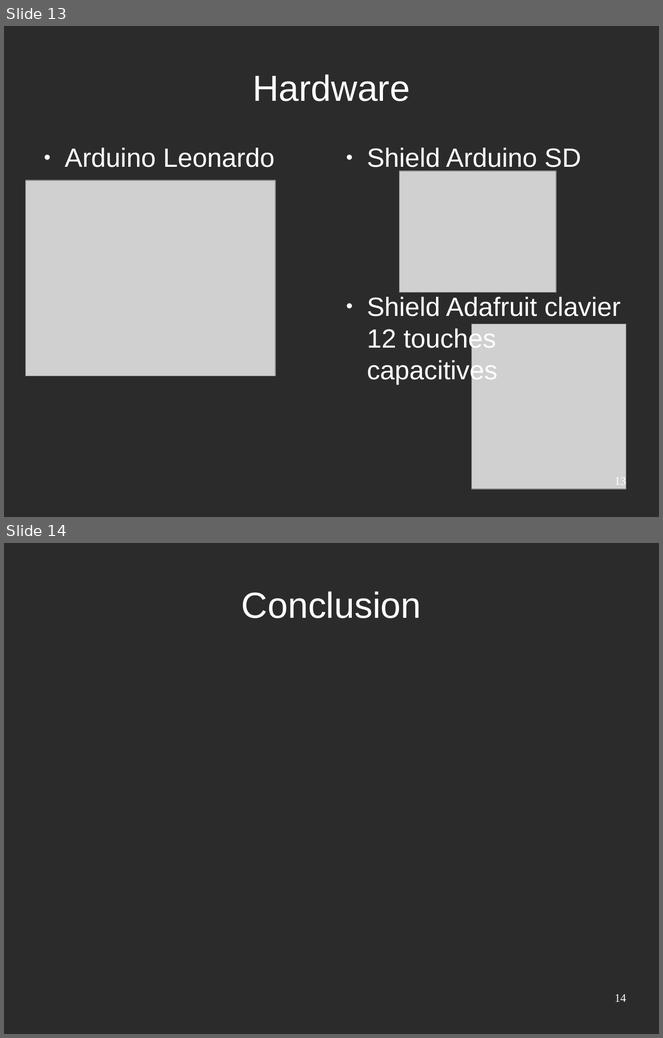
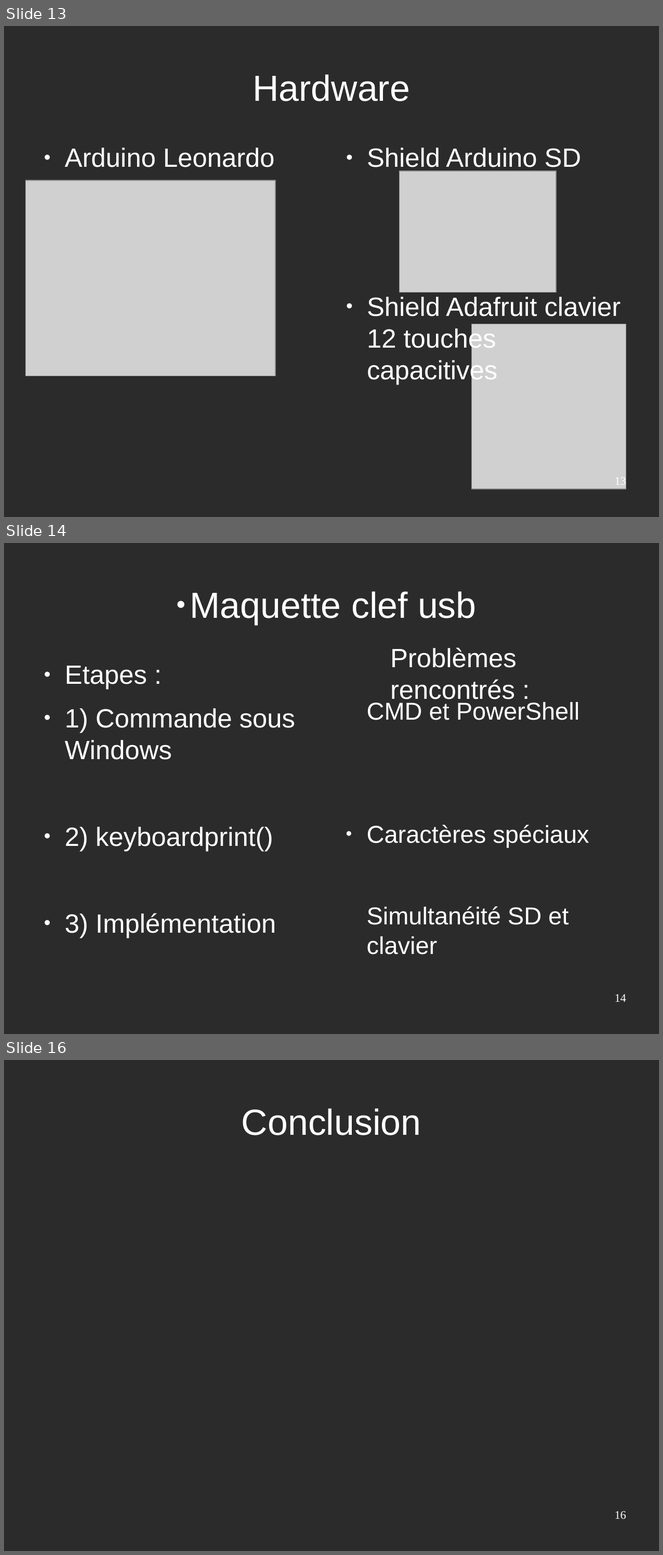
Before and after one commit to rguillomon/IMA3-4_Project, a slide deck: P12(périphUSB).odp. Shown one above the other, each under a label of ours: slides 13 and 14 before the commit, slides 13, 14 and 16 after it; the slides between them are not shown. The pictures are 663x1038 and 663x1555 pixels, drawn with LibreOffice and Linux fonts; fonts in the diff are those of the drawing; grey boxes stand for pictures; background and template pictures are left out; a plain dark background stands for a picture behind light text. Boxes give left, top, right and bottom in pixels: in the first picture for what was removed or moved away, otherwise in the second. Text is boxed around its words. In the diff, an @@ line names an element or a change of style, - is before the commit and + after.

```diff
--- a/P12(périphUSB).odp
+++ b/P12(périphUSB).odp
@@ slide 14 added at (4,543,659,1034), background picture (left out) @@
@@ title added at (190,591,477,625), 44 pt, text #FFFFFF @@
+● Maquette clef usb
@@ text added at (390,648,517,705), 32 pt, text #FFFFFF @@
+Problèmes rencontrés :
@@ text added at (65,666,295,938), 32 pt, text #FFFFFF @@
+● Etapes :
+● 1) Commande sous Windows
+● 2) keyboardprint()
+● 3) Implémentation
@@ text added at (367,702,589,955), 29.6 pt, text #FFFFFF @@
+CMD et PowerShell
+● Caractères spéciaux
+Simultanéité SD et clavier
@@ page number added at (615,994,626,1002), 14 pt, text #FFFFFF @@
+14
@@ what was slide 14 is now slide 16 @@
@@ page number at (615,1511,626,1520): text changed @@
-14
+16
```
Also in this commit, not shown: 1 other slide added, 1 other file.
